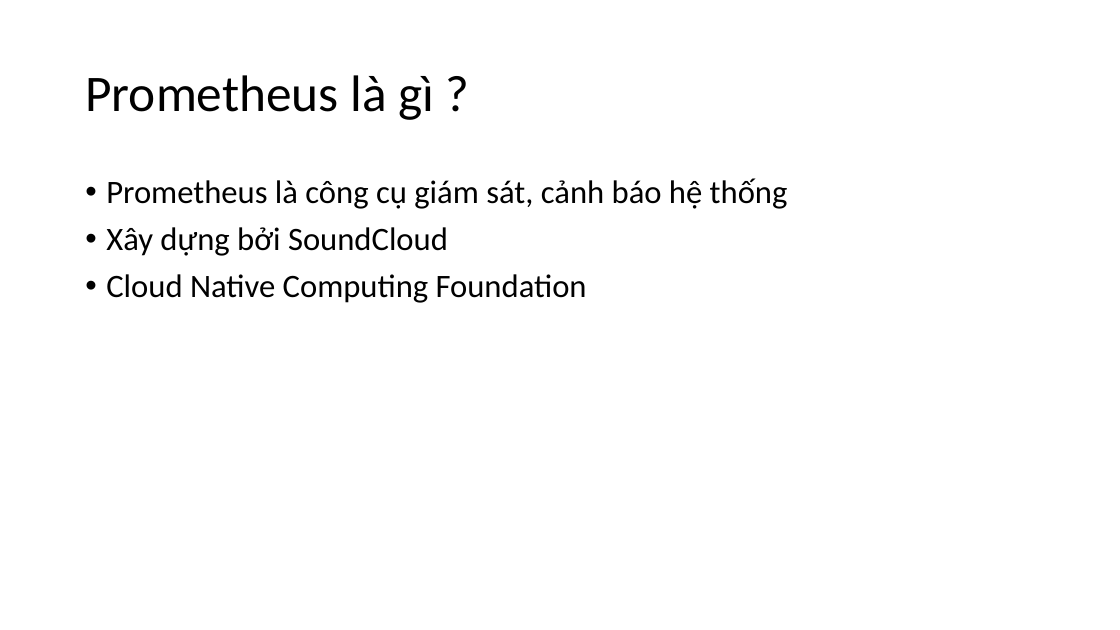
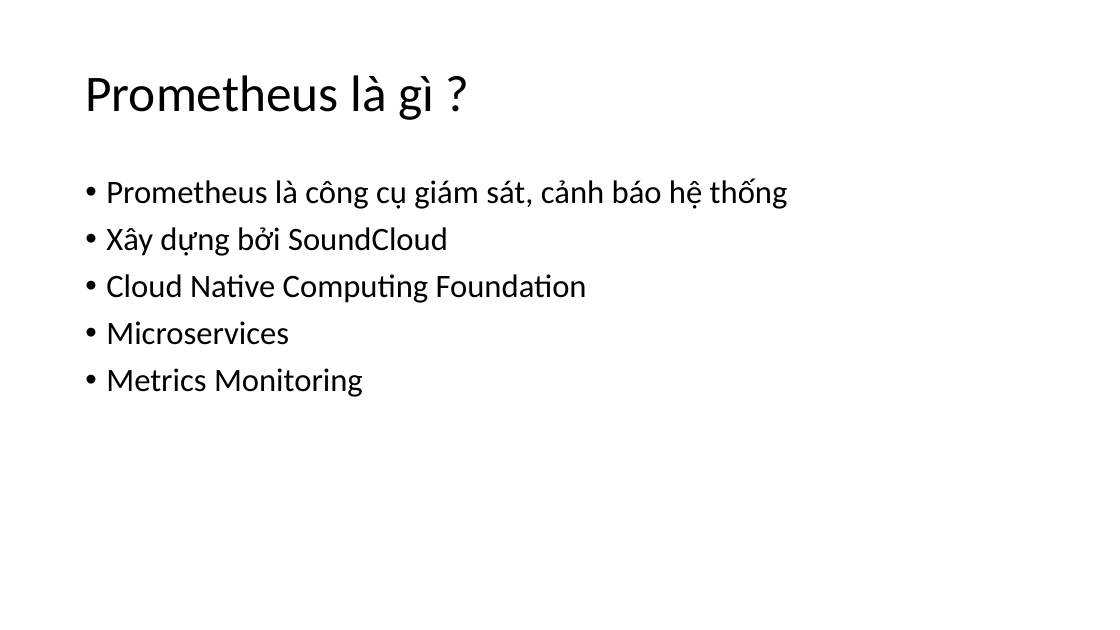
Before and after one commit to vietdien2005/workshop-prometheus, a slide deck: slide 4 of workshop.pptx (slide 3 before the commit). Drawn at 1120x630 pixels with LibreOffice and Linux fonts; fonts in the diff are those of the drawing. Boxes give left, top, right and bottom in pixels: in the first picture for what was removed or moved away, otherwise in the second. Text is boxed around its words. In the diff, an @@ line names an element or a change of style, - is before the commit and + after.

```diff
--- a/workshop.pptx
+++ b/workshop.pptx
@@ text at (106,321,363,397): paragraphs added @@
+• Microservices
+• Metrics Monitoring
```
Also in this commit, not shown: 3 other slides changed, 8 slides added, 1 slide removed.
